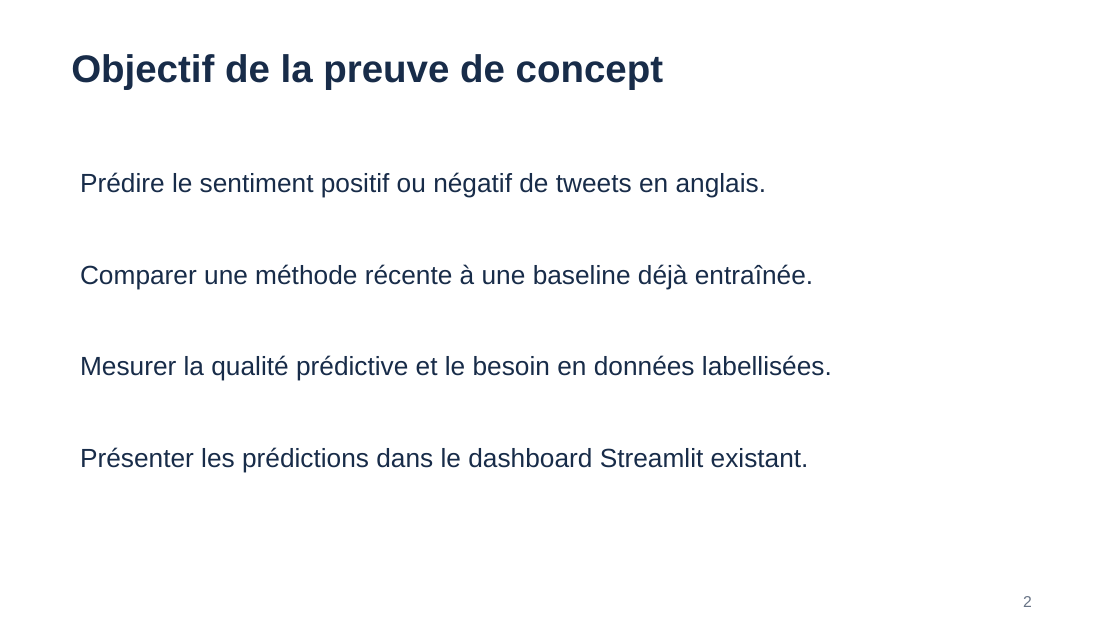
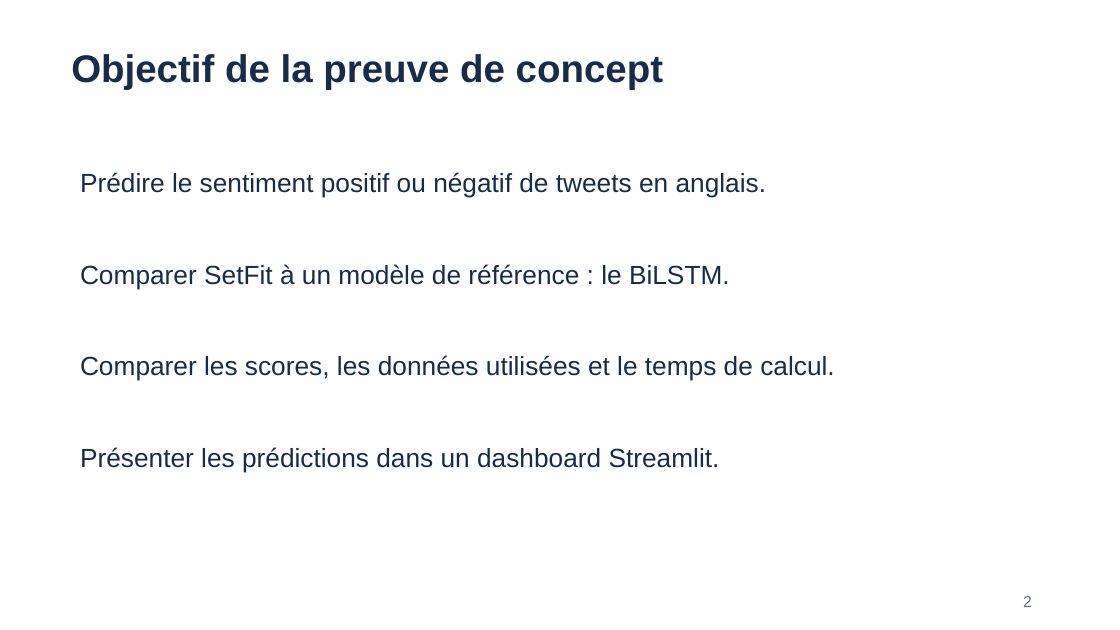
Before and after one commit to CaNaLLx/OpenClassrooms_projet_9, a slide deck: slide 2 of Livrables/CHARDON_Allan_5_presentation_082026.pptx. Drawn at 1120x630 pixels with LibreOffice and Linux fonts; fonts in the diff are those of the drawing. Boxes give left, top, right and bottom in pixels: in the first picture for what was removed or moved away, otherwise in the second. Text is boxed around its words. In the diff, an @@ line names an element or a change of style, - is before the commit and + after.

```diff
--- a/Livrables/CHARDON_Allan_5_presentation_082026.pptx
+++ b/Livrables/CHARDON_Allan_5_presentation_082026.pptx
@@ text at [80,264,730,289]: text changed @@
-Comparer une méthode récente à une baseline déjà entraînée.
+Comparer SetFit à un modèle de référence : le BiLSTM.
@@ text at [80,355,834,381]: text changed @@
-Mesurer la qualité prédictive et le besoin en données labellisées.
+Comparer les scores, les données utilisées et le temps de calcul.
@@ text at [80,447,720,473]: text changed @@
-Présenter les prédictions dans le dashboard Streamlit existant.
+Présenter les prédictions dans un dashboard Streamlit.
```
Also in this commit, not shown: 15 other slides changed, 15 other files.
